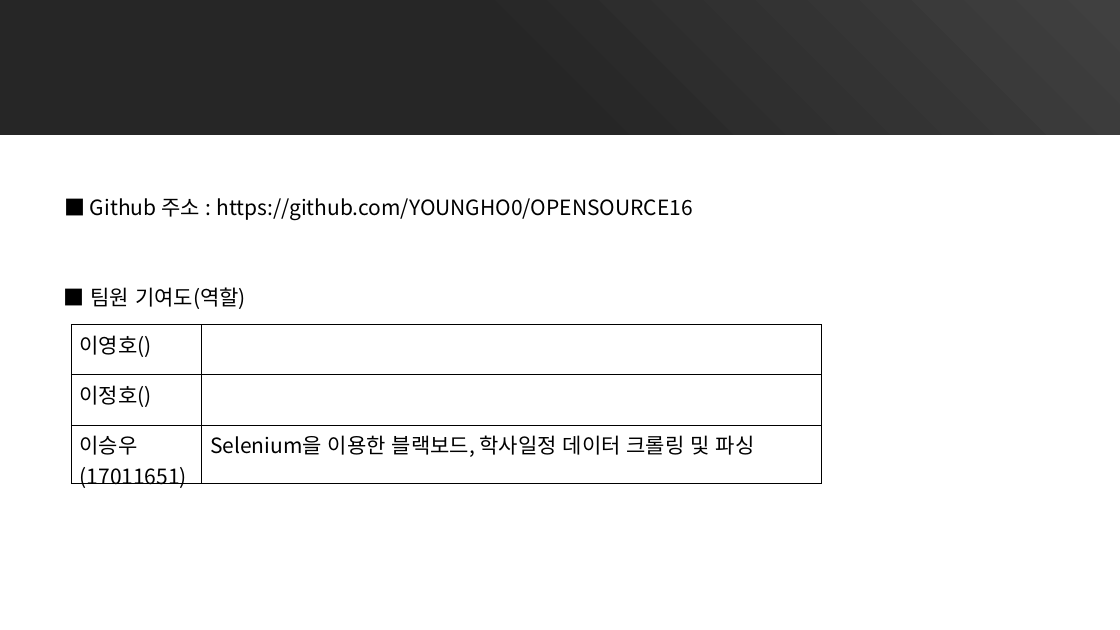
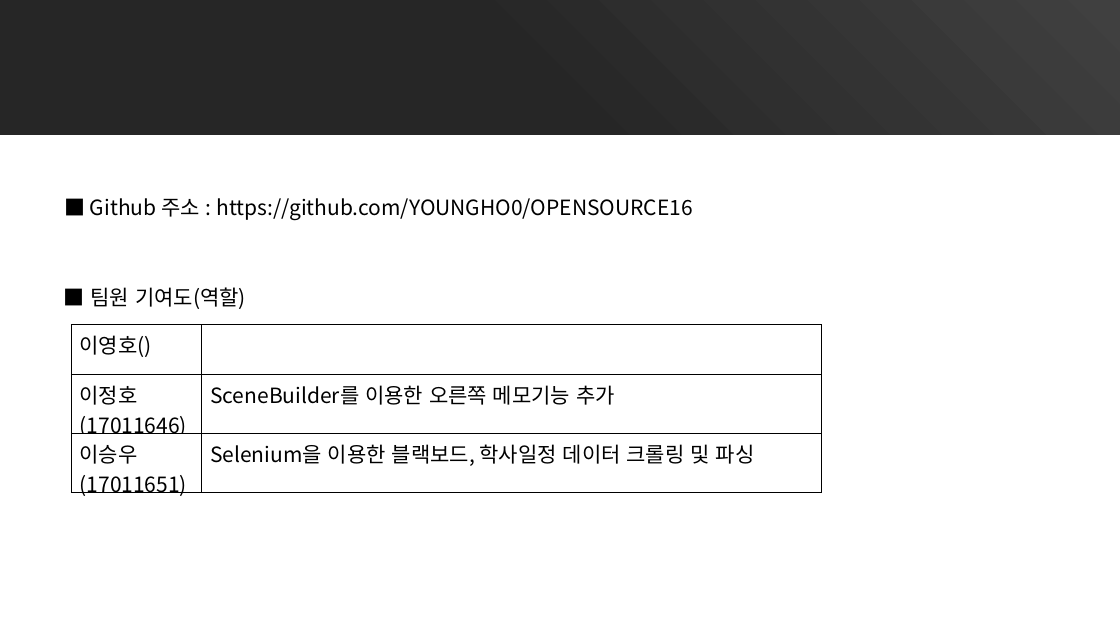
Before and after one commit to EvolvingProgrammer/OPENSOURCE16, a slide deck: slide 25 of ppt/계획서 0529.pptx. Drawn at 1120x630 pixels with LibreOffice and Linux fonts; fonts in the diff are those of the drawing. Boxes give left, top, right and bottom in pixels: in the first picture for what was removed or moved away, otherwise in the second. Text is boxed around its words. In the diff, an @@ line names an element or a change of style, - is before the commit and + after.

Commit message:
의견 추가

```diff
--- a/ppt/계획서 0529.pptx
+++ b/ppt/계획서 0529.pptx
@@ table at (x1=71, y1=275, x2=822, y2=500) @@
-row 3, column 1: 이정호()
+row 3, column 1: 이정호(17011646)
-row 3, column 2: 
+row 3, column 2: SceneBuilder를 이용한 오른쪽 메모기능 추가
```
Also in this commit, not shown: 1 other slide changed.
